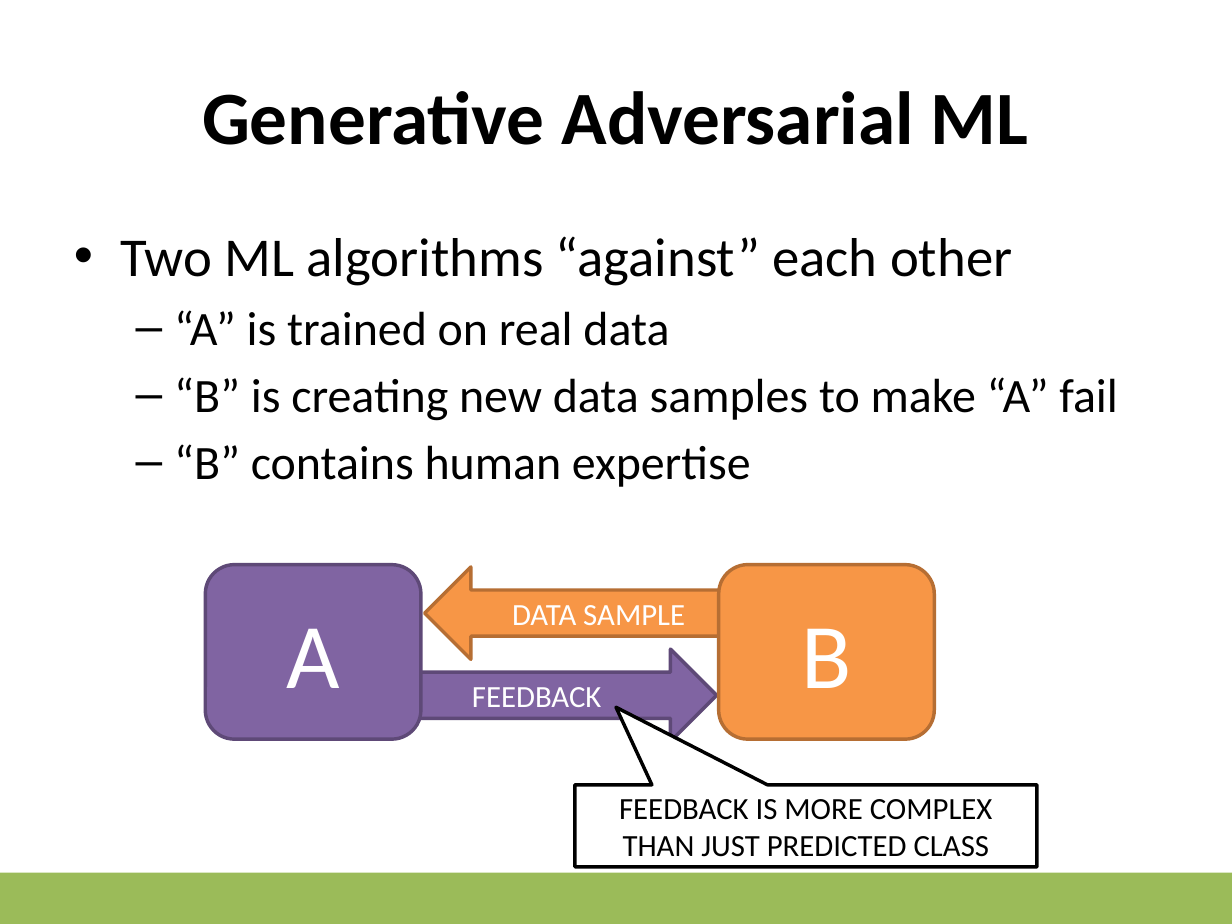
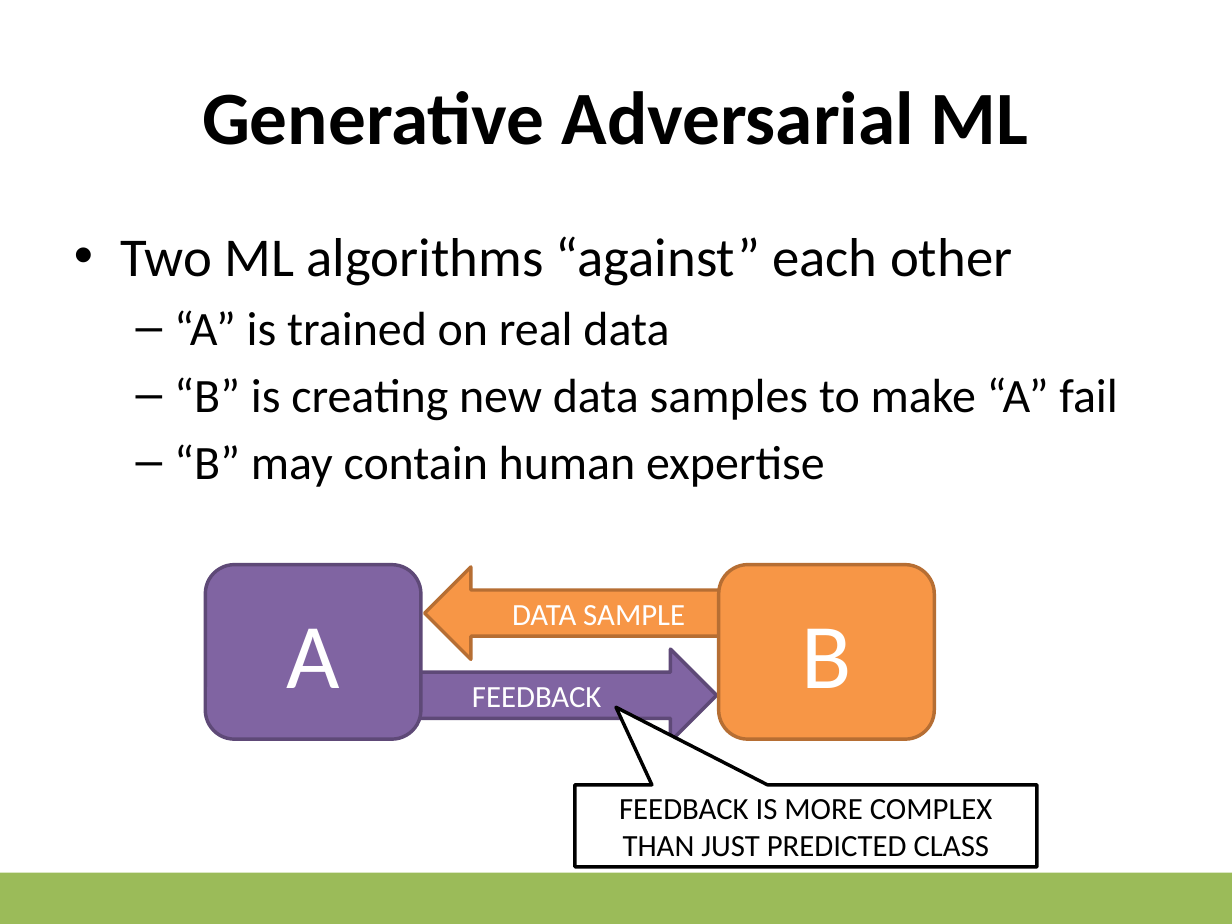
Before and after one commit to albertotonda/teaching, a slide deck: slide 3 of ml-subjects/GAN.pptx. Drawn at 1232x924 pixels with LibreOffice and Linux fonts; fonts in the diff are those of the drawing; background and template pictures are left out. Boxes give left, top, right and bottom in pixels: in the first picture for what was removed or moved away, otherwise in the second. Text is boxed around its words. In the diff, an @@ line names an element or a change of style, - is before the commit and + after.

```diff
--- a/ml-subjects/GAN.pptx
+++ b/ml-subjects/GAN.pptx
@@ text at bbox=[174, 444, 825, 487]: text changed @@
-  – “B” contains human expertise
+  – “B” may contain human expertise
```
Also in this commit, not shown: 1 other slide changed, 4 other files.
